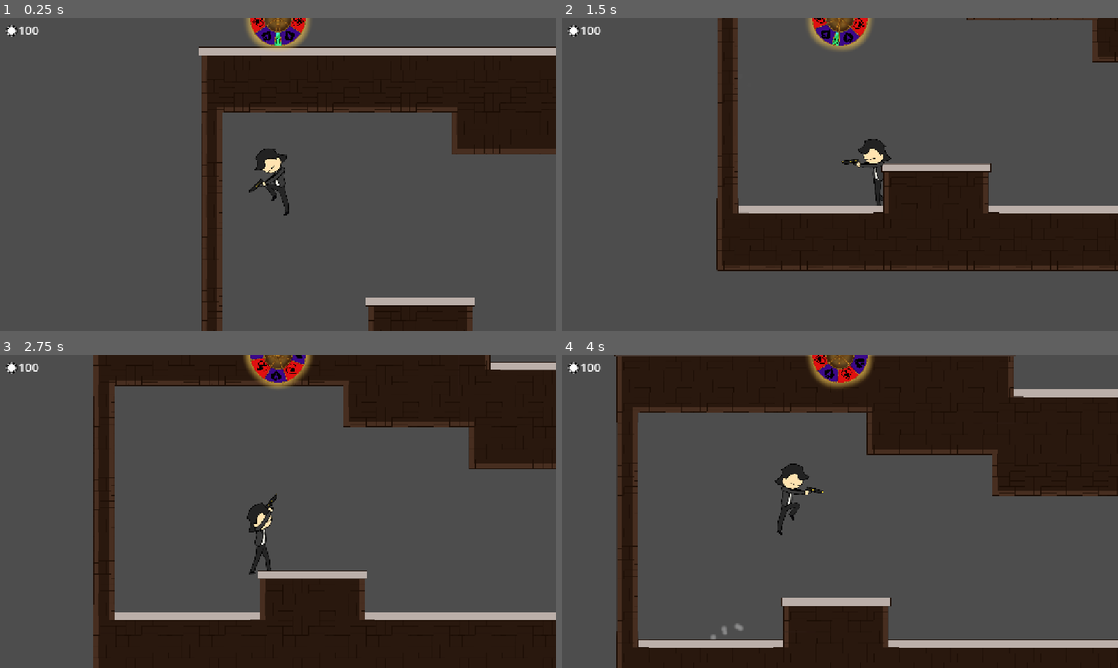
Above: before the commit, frames 1-4 (two rows, left to right).
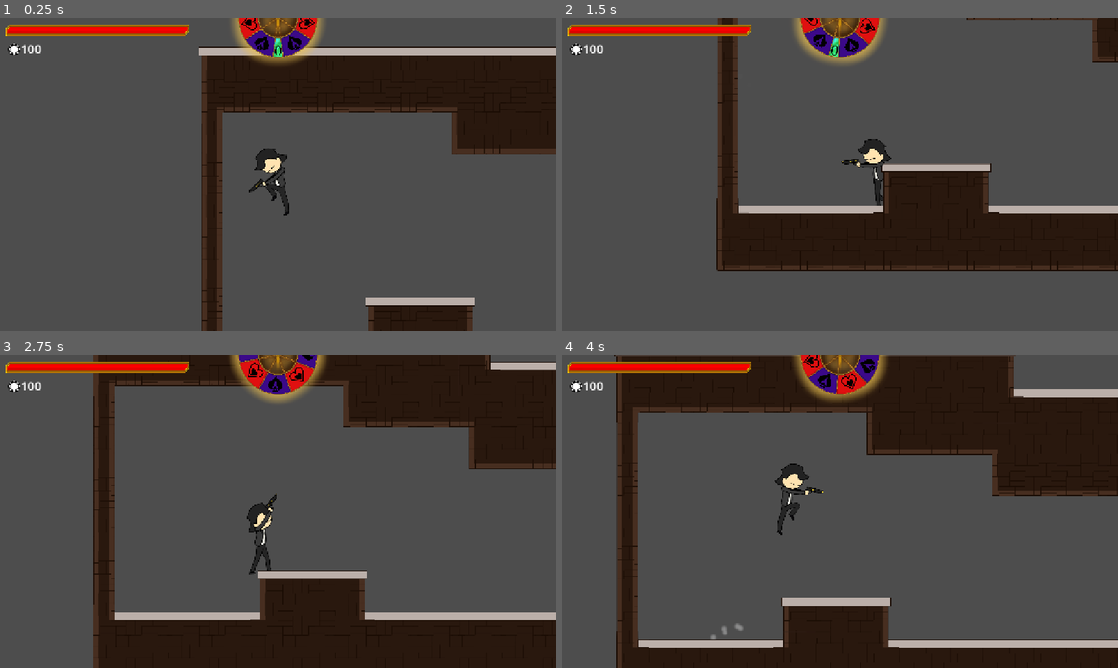
Above: after the commit, the same moments.

Repository: ClipperDev/spinning-game
Game: Godot game, scene res://main.tscn
Two runs of this game, one before a commit and one after it. Both use one fixed random seed, a clock stepped at 60 frames per second and the inputs below.
Inputs (mouse positions are in pixels of both pictures, inside the frame that each line leads up to):
- Up to frame 1 (0.25 s): no input
- Up to frame 2 (1.5 s): tap Enter (ui_accept) at 0.5 s; move the mouse to (962, 158) at 0.52 s; press the mouse at (962, 158) at 0.53 s; hold D (right) from 0.53 s (still down); tap Space (jump) at 0.77 s; move the mouse to (728, 190) at 1.27 s; release the mouse at (728, 190) at 1.28 s; tap Q (spin) at 1.35 s
- Up to frame 3 (2.75 s): tap Space (jump) at 1.52 s; move the mouse to (333, 442) at 2.02 s; release D (right) at 2.03 s; press the mouse at (333, 442) at 2.03 s; hold A (left) from 2.03 s (still down)
- Up to frame 4 (4 s): move the mouse to (812, 574) at 2.77 s; release A (left) at 2.78 s; release the mouse at (812, 574) at 2.78 s; hold D (right) from 2.78 s (still down); tap Q (spin) at 2.85 s; tap Space (jump) at 3.02, 3.77 s; move the mouse to (1006, 558) at 3.52 s; press the mouse at (1006, 558) at 3.53 s

The runs differ from the first frame. In frame 1, 3.0% of the frame differs, in the area x 1-59%, y 0-15%; in frame 2, 3.0%; in frame 3, 3.0%; in frame 4, 3.1%.

Commit message:
jackpot effects, wheel needle, hp bar

Diff:
--- a/player/player2/player_script.gd
+++ b/player/player2/player_script.gd
@@ -4,6 +4,7 @@
 @onready var gun_pivot: Node2D = $body_pivot/gun_pivot
 @onready var body_pivot: Node2D = $body_pivot
 @onready var head_pivot: Node2D = $body_pivot/head_pivot
+@onready var ui: Control = $ui
 
 @onready var statemachine: Node = $Statemachine
 @onready var animation_player: AnimationPlayer = $AnimationPlayer
@@ -69,3 +70,8 @@
 		hp = max_hp
 	else:
 		hp += value
+	ui.update_health(hp)
+
+func take_damage(damage) -> void:
+	hp -= damage
+	ui.update_health(hp)
--- a/scripts/ui.gd
+++ b/scripts/ui.gd
@@ -1,15 +1,23 @@
 extends Control
 
 @onready var wheel = $CanvasLayer/wheel
-# Called when the node enters the scene tree for the first time.
-func _ready() -> void:
-	pass # Replace with function body.
+@onready var hp_bar = $CanvasLayer/hp_bar
+
+var new_hp = 100.0
+var new_color: Color = Color(1, 0, 0)
 
 
-# Called every frame. 'delta' is the elapsed time since the previous frame.
-func _process(_delta: float) -> void:
-	pass
+func _process(delta: float) -> void:
+	hp_bar.value = lerp(hp_bar.value, new_hp, 3 * delta)
+	hp_bar.tint_progress = lerp(hp_bar.tint_progress, new_color, 3 * delta)
 
 #should update the wheel when called
-func update_slots_icons() -> void:
-	pass
+func update_slots_icons(slot: WheelSlot, id: int) -> void:
+	wheel.replace_visual_slot(slot, id)
+
+
+func update_health(value) -> void:
+	new_hp = value
+
+func update_health_color(color: Color) -> void:
+	new_color = color
--- a/scripts/zero_heal_effect.gd
+++ b/scripts/zero_heal_effect.gd
@@ -6,11 +6,13 @@
 @onready var player = Global.player
 
 func _ready() -> void:
+	player.ui.update_health_color(Color(0, 1, 0))
 	await get_tree().create_timer(
 		time,
 		false
 	).timeout
 	queue_free()
+	player.ui.update_health_color(Color(1, 0, 0))
 
 func _process(delta: float) -> void:
 	player.heal(hps * delta)
--- a/ui/ui.tscn
+++ b/ui/ui.tscn
@@ -3,6 +3,9 @@
 [ext_resource type="PackedScene" uid="uid://dvax3pt1c2alc" path="res://ui/wheel.tscn" id="1_nb4k0"]
 [ext_resource type="Script" uid="uid://boumo01enybwp" path="res://scripts/ui.gd" id="1_wl5ax"]
 [ext_resource type="Texture2D" uid="uid://dpus87o53r46p" path="res://pngs/chip.png" id="2_ks8t7"]
+[ext_resource type="Texture2D" uid="uid://bo8hlxrbmd7n6" path="res://pngs/hp_under.png" id="2_obcwv"]
+[ext_resource type="Texture2D" uid="uid://bjp2e45nqsuii" path="res://pngs/hp_over.png" id="3_bo1jx"]
+[ext_resource type="Texture2D" uid="uid://c8v2socf0dokg" path="res://pngs/hp_progress.png" id="4_gycre"]
 
 [node name="ui" type="Control" unique_id=737340152]
 layout_mode = 3
@@ -12,18 +15,32 @@
 
 [node name="CanvasLayer" type="CanvasLayer" parent="." unique_id=643822415]
 
+[node name="hp_bar" type="TextureProgressBar" parent="CanvasLayer" unique_id=547601497]
+offset_left = 14.0
+offset_top = 15.0
+offset_right = 526.0
+offset_bottom = 55.0
+scale = Vector2(0.82366794, 0.82366794)
+step = 0.1
+value = 100.0
+texture_under = ExtResource("2_obcwv")
+texture_over = ExtResource("3_bo1jx")
+texture_progress = ExtResource("4_gycre")
+tint_under = Color(0.6, 0.6, 0.6, 1)
+tint_progress = Color(1, 0, 0, 1)
+
 [node name="wheel" parent="CanvasLayer" unique_id=1075253300 instance=ExtResource("1_nb4k0")]
 anchors_preset = 5
 anchor_left = 0.5
 anchor_right = 0.5
 grow_horizontal = 2
-scale = Vector2(0.21578313, 0.21578313)
+scale = Vector2(0.30459967, 0.30459967)
 
 [node name="chips" type="Label" parent="CanvasLayer" unique_id=634992783]
-offset_left = 42.0
-offset_top = 9.0
-offset_right = 97.0
-offset_bottom = 54.0
+offset_left = 48.0
+offset_top = 52.0
+offset_right = 103.0
+offset_bottom = 97.0
 scale = Vector2(0.85233414, 0.85233414)
 theme_override_font_sizes/font_size = 32
 text = "100"
--- a/ui/wheel.tscn
+++ b/ui/wheel.tscn
@@ -5,6 +5,7 @@
 [ext_resource type="Texture2D" uid="uid://davs1h11fhc3d" path="res://pngs/wheel_segments/spade1.png" id="2_s2jd5"]
 [ext_resource type="Texture2D" uid="uid://wilnel51h6l6" path="res://pngs/wheel_segments/heart1.png" id="3_kma0d"]
 [ext_resource type="Texture2D" uid="uid://bqs4jf1d0vylj" path="res://pngs/wheel.png" id="3_s2jd5"]
+[ext_resource type="Texture2D" uid="uid://bl3p1rn0fhp41" path="res://pngs/wheel_spike.png" id="6_kma0d"]
 
 [node name="wheel" type="Control" unique_id=1075253300]
 layout_mode = 3
@@ -134,3 +135,8 @@
 collision_mask = 4
 collide_with_areas = true
 collide_with_bodies = false
+
+[node name="WheelSpike" type="Sprite2D" parent="ray" unique_id=278250509]
+position = Vector2(0, -226)
+rotation = -3.1415927
+texture = ExtResource("6_kma0d")
--- a/vfx/zero_hit_particles.tscn
+++ b/vfx/zero_hit_particles.tscn
@@ -18,8 +18,8 @@
 initial_velocity_min = 68.67
 initial_velocity_max = 150.22
 gravity = Vector3(0, 98, 0)
-scale_min = 0.19999999
-scale_max = 0.19999999
+scale_min = 0.29999998
+scale_max = 0.29999998
 color = Color(0, 1, 0, 1)
 color_ramp = SubResource("GradientTexture1D_ehb1s")
 
--- a/vfx/zero_particle.tscn
+++ b/vfx/zero_particle.tscn
@@ -21,12 +21,12 @@
 gravity = Vector3(0, 0, 0)
 radial_accel_min = 5.1499977
 radial_accel_max = 8.579998
-scale_min = 0.19999999
-scale_max = 0.19999999
+scale_min = 0.29999998
+scale_max = 0.29999998
 color = Color(0, 1, 0, 1)
 color_ramp = SubResource("GradientTexture1D_8vrlf")
 
 [node name="spades_hollow_particle" type="GPUParticles2D" unique_id=751571000]
-amount = 32
+amount = 40
 texture = ExtResource("1_ojkkw")
 process_material = SubResource("ParticleProcessMaterial_1vivr")
Binary file added: pngs/hp_over.png
Not shown, added: pngs/hp_over.png.import
Binary file added: pngs/hp_progress.png
Not shown, added: pngs/hp_progress.png.import
Binary file added: pngs/hp_under.png
Not shown, added: pngs/hp_under.png.import
Binary file added: pngs/wheel_spike.png
Not shown, added: pngs/wheel_spike.png.import
